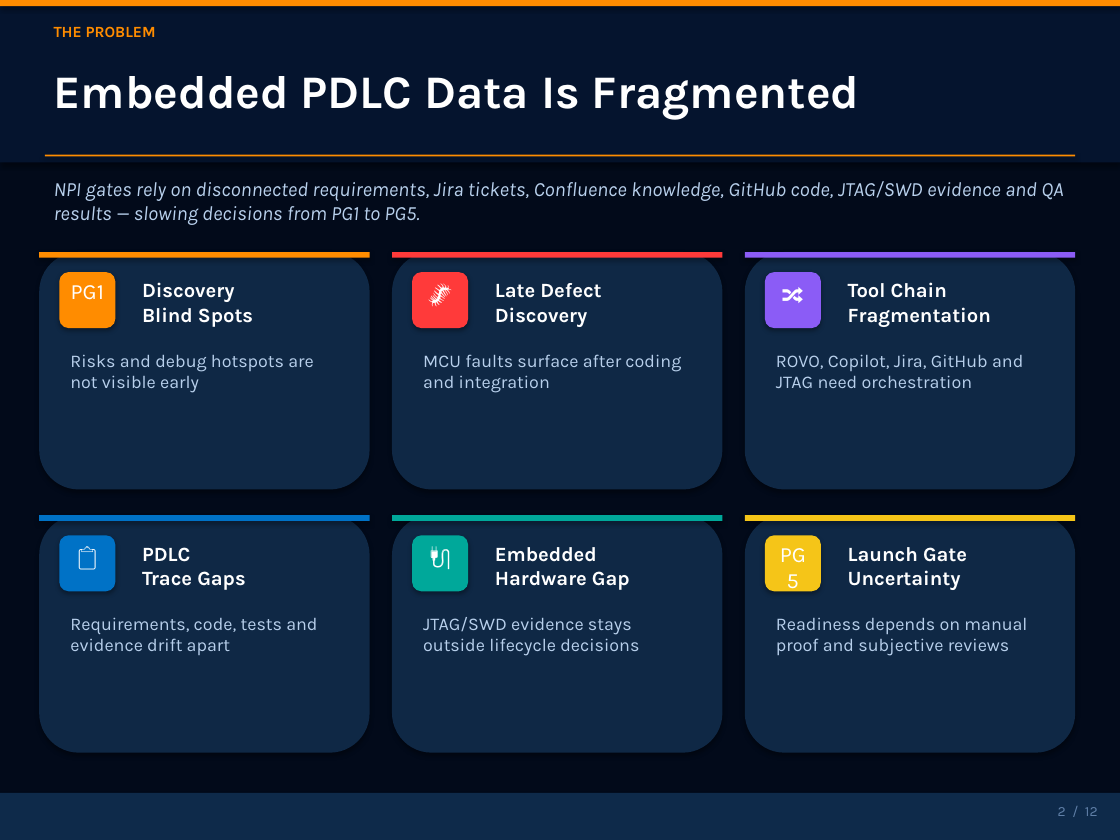
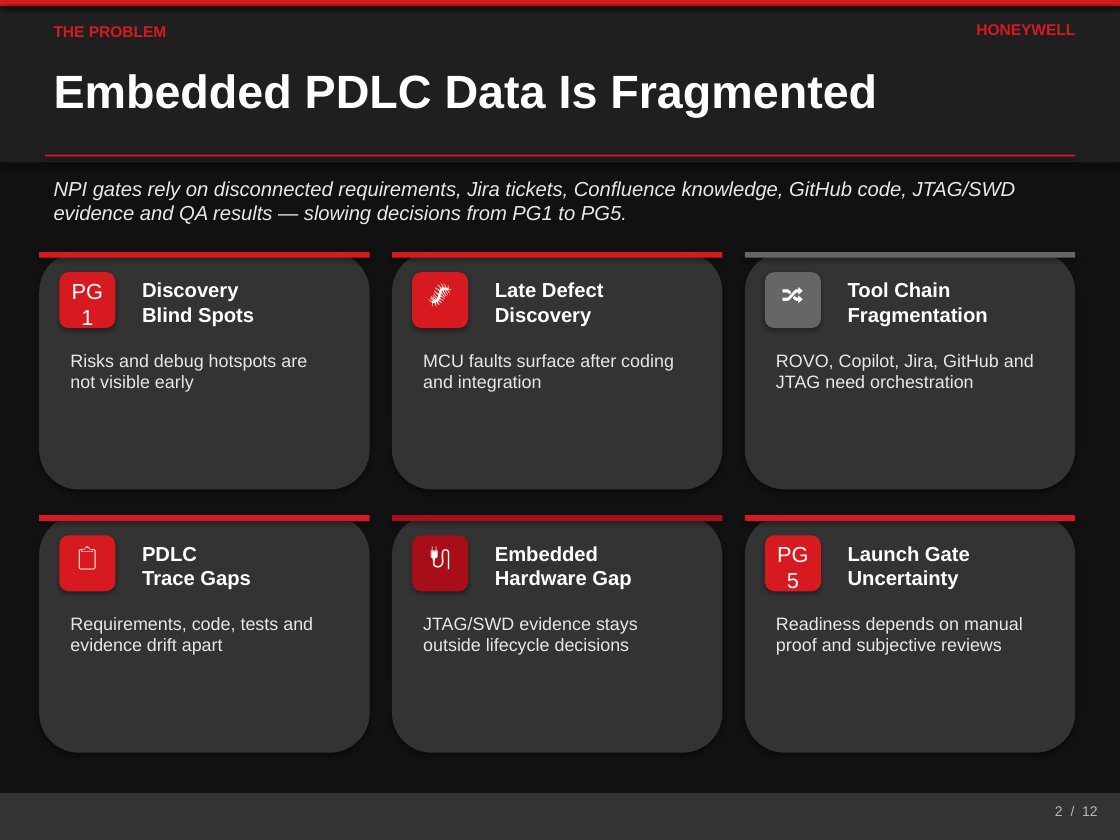
Before and after one commit to shyamnexus/HON_PPT, a slide deck: slide 2 of AI-Driven Embedded Product Lifecycle OrchestratorV5.pptx. Drawn at 1120x840 pixels with LibreOffice and Linux fonts; fonts in the diff are those of the drawing. Boxes give left, top, right and bottom in pixels: in the first picture for what was removed or moved away, otherwise in the second. Text is boxed around its words. In the diff, an @@ line names an element or a change of style, - is before the commit and + after.

```diff
--- a/AI-Driven Embedded Product Lifecycle OrchestratorV5.pptx
+++ b/AI-Driven Embedded Product Lifecycle OrchestratorV5.pptx
@@ rectangle at <box>0,0,1120,840</box>: fill #020A1A to #111111 @@
@@ rectangle at <box>0,0,1120,162</box>: fill #05142E to #1F1F1F @@
@@ rectangle added at <box>0,0,1120,4</box>, fill #D71920 @@
@@ text "THE PROBLEM" at <box>54,26,167,37</box>: font Karla to Arial, text colour #FF8C00 to #D71920 @@
@@ text added at <box>976,24,1075,35</box>, 10 pt, text #D71920, bold @@
+HONEYWELL
@@ rectangle at <box>392,252,722,258</box>: fill #FF3A3A to #D71920 @@
@@ rectangle at <box>745,252,1075,258</box>: fill #8B5CF6 to #666666 @@
@@ fill #FF8C00 to #D71920 in 4 elements at <box>0,0,1120,7</box>, <box>45,155,1075,157</box>, <box>39,252,370,258</box>, <box>59,272,115,328</box> @@
@@ rounded rectangle at <box>412,272,468,328</box>: fill #FF3A3A to #D71920 @@
@@ rounded rectangle at <box>765,272,821,328</box>: fill #8B5CF6 to #666666 @@
@@ rectangle at <box>39,515,370,521</box>: fill #0072C6 to #D71920 @@
@@ rounded rectangle at <box>59,535,115,591</box>: fill #0072C6 to #D71920 @@
@@ rectangle at <box>392,515,722,521</box>: fill #00A89A to #A70E17 @@
@@ font Karla to Arial in 13 elements at <box>54,74,877,117</box>, <box>59,272,115,336</box>, <box>142,282,254,327</box>, <box>495,282,604,326</box>, <box>848,282,988,327</box>, <box>142,547,250,590</box>, <box>495,546,631,590</box>, <box>765,535,821,599</box>, <box>848,546,970,589</box>, <box>412,272,468,328</box>, <box>765,272,821,328</box>, <box>59,535,115,591</box>, <box>412,535,468,591</box> @@
@@ rounded rectangle at <box>412,535,468,591</box>: fill #00A89A to #A70E17 @@
@@ fill #0F2845 to #333333 in 6 elements at <box>39,252,370,489</box>, <box>392,252,722,489</box>, <box>745,252,1075,489</box>, <box>39,515,370,753</box>, <box>392,515,722,753</box>, <box>745,515,1075,753</box> @@
@@ rectangle at <box>745,515,1075,521</box>: fill #F5C518 to #D71920 @@
@@ rounded rectangle at <box>765,535,821,591</box>: fill #F5C518 to #D71920 @@
@@ font Karla to Arial, text colour #B8D0EC to #E8E8E8 in 7 elements at <box>54,181,1016,224</box>, <box>70,354,307,392</box>, <box>423,354,674,392</box>, <box>776,354,1034,388</box>, <box>70,617,313,655</box>, <box>423,617,638,655</box>, <box>776,617,1023,655</box> @@
@@ rectangle at <box>0,793,1120,840</box>: fill #0E2A4A to #333333 @@
@@ text "2 / 12" at <box>1055,806,1098,816</box>: font Karla to Arial, text colour #6080A8 to #B8B8B8 @@
```
Also in this commit, not shown: 12 other slides changed, 1 other file.
